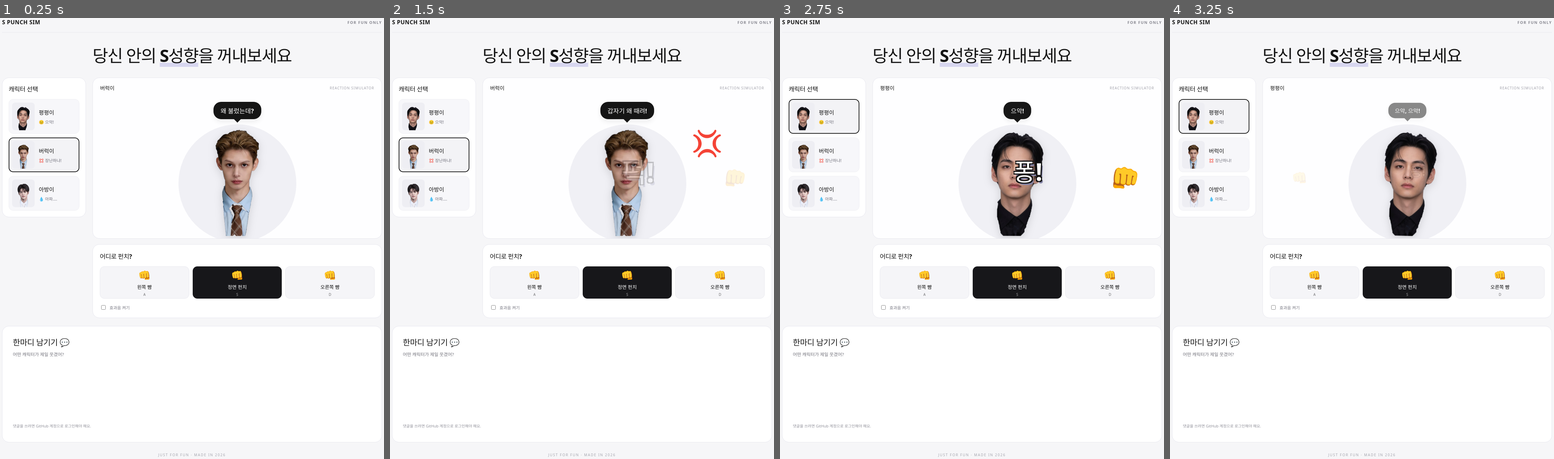
Above: before the commit, frames 1-4 (left to right).
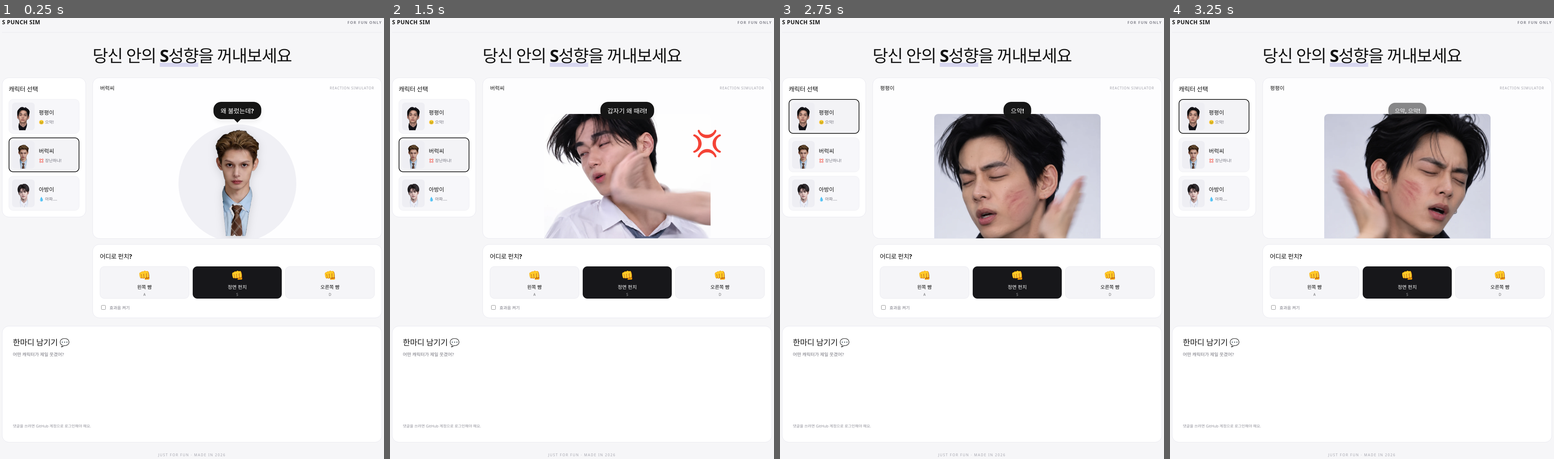
Above: after the commit, the same moments.

Repository: sarang09145-coder/punch-game
Game: browser game, page index.html
Same seed, same stepped clock (60 frames per second), same inputs: the game is played once before the commit and once after it.
Inputs:
- Up to frame 1 (0.25 s): no input
- Up to frame 2 (1.5 s): hold D from 1.03 s (still down); tap Ctrl at 1.1 s
- Up to frame 3 (2.75 s): release D at 1.53 s; hold S 1.58-1.85 s; tap Ctrl at 1.6, 2.1, 2.6 s; hold A 1.9-2.47 s; click "평평이 😐 으악!" at 2.02 s; hold D from 2.52 s (still down)
- Up to frame 4 (3.25 s): tap Ctrl at 3.1 s; release D at 3.18 s; hold A from 3.23 s (still down)

The runs differ from the first frame. In frame 1, less than 0.1% of the frame differs, in the area x 12-30%, y 15-31%; in frame 2, 7.4%; in frame 3, 12%, in the area x 12-94%, y 21-50%; in frame 4, 12%.

Commit message:
Add files via upload

Diff:
--- a/index.html
+++ b/index.html
@@ -19,15 +19,15 @@
         <h2>캐릭터 선택</h2>
         <div class="choices">
           <button class="character-option" data-character="flat" type="button" aria-pressed="false">
-            <span class="thumb"><img src="flat.png" alt="" data-fallback="flat.svg"></span>
+            <span class="thumb"><img src="flat.png" alt=""></span>
             <span><strong>평평이</strong><small>😐 으악!</small></span>
           </button>
           <button class="character-option active" data-character="beoreok" type="button" aria-pressed="true">
-            <span class="thumb"><img src="beoreok.png" alt="" data-fallback="beoreok.svg"></span>
-            <span><strong>버럭이</strong><small>💢 장난하냐!</small></span>
+            <span class="thumb"><img src="beoreok.png" alt=""></span>
+            <span><strong>버럭씨</strong><small>💢 장난하냐!</small></span>
           </button>
           <button class="character-option" data-character="abang" type="button" aria-pressed="false">
-            <span class="thumb"><img src="abang.png" alt="" data-fallback="abang.svg"></span>
+            <span class="thumb"><img src="abang.png" alt=""></span>
             <span><strong>아방이</strong><small>💧 아파....</small></span>
           </button>
         </div>
@@ -35,11 +35,11 @@
 
       <div class="play-column">
         <section class="stage" id="stage" aria-label="캐릭터 반응 화면">
-          <div class="stage-top"><strong id="character-name">버럭이</strong><span>REACTION SIMULATOR</span></div>
+          <div class="stage-top"><strong id="character-name">버럭씨</strong><span>REACTION SIMULATOR</span></div>
           <div class="speech" id="speech" role="status" aria-live="polite">왜 불렀는데?</div>
           <div class="portrait-space">
             <div class="portrait-glow"></div>
-            <img id="portrait" class="portrait" src="beoreok.png" alt="버럭이" draggable="false">
+            <img id="portrait" class="portrait" src="beoreok.png" alt="버럭씨" draggable="false">
             <div id="effects" class="effects" aria-hidden="true"></div>
           </div>
         </section>
--- a/script.js
+++ b/script.js
@@ -1,110 +1,168 @@
-// 이미지 경로: 현재 저장소에 실제로 올라간 최상위 PNG를 우선 사용
+/**
+ * 정적 웹사이트용 캐릭터 이미지 리액션 게임.
+ * 기본 사진은 저장소 루트의 flat.png / beoreok.png / abang.png
+ * 반응 사진 9장은 reactions/<캐릭터>-<방향>.webp 에서 불러옵니다.
+ */
 const CHARACTERS = {
   flat: {name:'평평이',intro:'......',responses:['으악!','으악, 으악!'],impact:'퐁!',emotion:'flat'},
-  beoreok: {name:'버럭이',intro:'왜 불렀는데?',responses:['갑자기 왜 때려!','장난하냐!'],impact:'퍽!',emotion:'angry'},
+  beoreok: {name:'버럭씨',intro:'왜 불렀는데?',responses:['갑자기 왜 때려!','장난하냐!'],impact:'퍽!',emotion:'angry'},
   abang: {name:'아방이',intro:'나... 왜 불렀어?',responses:['왜 그래...','아파....'],impact:'콩!',emotion:'sad'}
 };
-const stage=document.querySelector('#stage');
-const portrait=document.querySelector('#portrait');
-const speech=document.querySelector('#speech');
-const effects=document.querySelector('#effects');
-const characterName=document.querySelector('#character-name');
-const soundToggle=document.querySelector('#sound');
-let selected='beoreok';
-let animationTimer=null;
-let portraitRequest=0;
-let audioCtx=null;
-const responseIndex={flat:-1,beoreok:-1,abang:-1};
+const DIRECTIONS = ['left','front','right'];
+const REACTION_MS = 1050; // 사진이 유지되는 시간: 1.05초
+const stage = document.querySelector('#stage');
+const portrait = document.querySelector('#portrait');
+const speech = document.querySelector('#speech');
+const effects = document.querySelector('#effects');
+const characterName = document.querySelector('#character-name');
+const soundToggle = document.querySelector('#sound');
+let selected = 'beoreok';
+let animationTimer = null;
+let portraitRequest = 0;
+let audioCtx = null;
+const responseIndex = {flat:-1, beoreok:-1, abang:-1};
 
-function useFirstImageThatWorks(img, paths, current=0, stillCurrent=()=>true){
-  if(current>=paths.length){img.removeAttribute('src');return;}
-  const test=new Image();
-  test.onload=()=>{if(stillCurrent()) img.src=paths[current];};
-  test.onerror=()=>{if(stillCurrent()) useFirstImageThatWorks(img,paths,current+1,stillCurrent);};
-  test.src=paths[current];
+const basePaths = id => [`${id}.png`, `characters/${id}.png`];
+const reactionPath = (id,direction) => `reactions/${id}-${direction}.webp`;
+
+/** Show first existing image; stale asynchronous image loads may not overwrite a newer choice. */
+function setPortrait(paths, token, isReaction=false, idx=0) {
+  if (idx >= paths.length) {
+    if (token === portraitRequest && isReaction) {
+      // If the update was incomplete, keep a valid base photo instead of a broken image.
+      setPortrait(basePaths(selected), token, false);
+    }
+    return;
+  }
+  const prefetch = new Image();
+  prefetch.onload = () => {
+    if (token !== portraitRequest) return;
+    portrait.src = paths[idx];
+    portrait.classList.toggle('is-reaction', isReaction);
+    stage.classList.toggle('show-reaction', isReaction);
+  };
+  prefetch.onerror = () => {
+    if (token === portraitRequest) setPortrait(paths,token,isReaction,idx+1);
+  };
+  prefetch.src = paths[idx];
 }
-function imagesFor(id){
-  return [`${id}.png`,`characters/${id}.png`,`${id}.svg`,`characters/${id}.svg`];
+
+function showBase(id) {
+  const token = ++portraitRequest;
+  portrait.classList.remove('is-reaction');
+  stage.classList.remove('show-reaction');
+  setPortrait(basePaths(id),token);
 }
-// 선택 카드도 같은 실제 사진을 사용
-for(const img of document.querySelectorAll('.thumb img')){
+
+// Each small card always shows its base portrait.
+for(const img of document.querySelectorAll('.thumb img')) {
   const id=img.closest('[data-character]').dataset.character;
-  useFirstImageThatWorks(img,imagesFor(id));
+  let index=0;
+  const paths=basePaths(id);
+  function attempt() {
+    if(index>=paths.length) return;
+    const trial=new Image();
+    trial.onload=()=>{img.src=paths[index];};
+    trial.onerror=()=>{index++;attempt();};
+    trial.src=paths[index];
+  }
+  attempt();
 }
-function selectCharacter(id){
-  if(!Object.hasOwn(CHARACTERS,id))return;
+
+// Preload so photos can switch immediately when a punch is clicked.
+for(const id of Object.keys(CHARACTERS)) {
+  for(const direction of DIRECTIONS) {
+    const img=new Image();
+    img.src=reactionPath(id,direction);
+  }
+}
+
+function selectCharacter(id) {
+  if (!Object.hasOwn(CHARACTERS,id)) return;
   selected=id;
-  const nonce=++portraitRequest;
-  for(const button of document.querySelectorAll('[data-character]')){
-    const active=button.dataset.character===id;
+  clearTimeout(animationTimer);
+  stage.classList.remove('hit-left','hit-front','hit-right');
+  effects.replaceChildren();
+  for(const button of document.querySelectorAll('[data-character]')) {
+    const active = button.dataset.character===id;
     button.classList.toggle('active',active);
     button.setAttribute('aria-pressed',String(active));
   }
-  stage.classList.remove('hit-left','hit-front','hit-right');
-  effects.replaceChildren();
-  clearTimeout(animationTimer);
   portrait.alt=CHARACTERS[id].name;
-  useFirstImageThatWorks(portrait,imagesFor(id),0,()=>nonce===portraitRequest);
   characterName.textContent=CHARACTERS[id].name;
   say(CHARACTERS[id].intro,false);
+  showBase(id);
 }
-function say(text,animate=true){
+
+function say(text, animate=true) {
   speech.textContent=text;
   speech.classList.remove('pop');
-  if(animate){void speech.offsetWidth;speech.classList.add('pop');}
+  if(animate){void speech.offsetWidth; speech.classList.add('pop');}
 }
-function addEffect(cssClass,text){
+function addEffect(cssClass,text) {
   const el=document.createElement('span');
   el.className=cssClass;
   el.textContent=text;
   effects.appendChild(el);
 }
-function sound(){
-  if(!soundToggle.checked)return;
-  try{
-    const AudioContextClass=window.AudioContext||window.webkitAudioContext;
-    if(!AudioContextClass)return;
-    audioCtx??=new AudioContextClass();
+function sound() {
+  if(!soundToggle.checked) return;
+  try {
+    const AC=window.AudioContext||window.webkitAudioContext;
+    if(!AC) return;
+    audioCtx ??= new AC();
     if(audioCtx.state==='suspended')audioCtx.resume();
-    const now=audioCtx.currentTime;
+    const t=audioCtx.currentTime;
     const osc=audioCtx.createOscillator();
     const gain=audioCtx.createGain();
     osc.type='triangle';
-    osc.frequency.setValueAtTime(140,now);
-    osc.frequency.exponentialRampToValueAtTime(62,now+.12);
-    gain.gain.setValueAtTime(.0001,now);
-    gain.gain.exponentialRampToValueAtTime(.065,now+.01);
-    gain.gain.exponentialRampToValueAtTime(.0001,now+.14);
+    osc.frequency.setValueAtTime(140,t);
+    osc.frequency.exponentialRampToValueAtTime(62,t+.12);
+    gain.gain.setValueAtTime(.0001,t);
+    gain.gain.exponentialRampToValueAtTime(.065,t+.01);
+    gain.gain.exponentialRampToValueAtTime(.0001,t+.14);
     osc.connect(gain).connect(audioCtx.destination);
-    osc.start(now);osc.stop(now+.15);
-  }catch(_){/* 소리 없이 게임 진행 */}
+    osc.start(t); osc.stop(t+.15);
+  } catch(_) { /* Play without sound when the browser blocks audio. */ }
 }
-function punch(direction){
-  if(!['left','front','right'].includes(direction))return;
-  const c=CHARACTERS[selected];
-  responseIndex[selected]=(responseIndex[selected]+1)%c.responses.length;
-  say(c.responses[responseIndex[selected]]);
+function punch(direction) {
+  if(!DIRECTIONS.includes(direction)) return;
+  const id=selected;
+  const character=CHARACTERS[id];
+  responseIndex[id] = (responseIndex[id]+1)%character.responses.length;
+  say(character.responses[responseIndex[id]]);
   clearTimeout(animationTimer);
   effects.replaceChildren();
   stage.classList.remove('hit-left','hit-front','hit-right');
   void stage.offsetWidth;
   stage.classList.add('hit-'+direction);
-  addEffect('fist fist--'+direction,'👊');
-  addEffect('impact',c.impact);
-  if(c.emotion==='angry')addEffect('emote','💢');
-  if(c.emotion==='sad'){addEffect('tear left','💧');addEffect('tear right','💧');}
+
+  // Switch to the exact matching photo (full frontal / left / right).
+  const token=++portraitRequest;
+  setPortrait([reactionPath(id,direction)],token,true);
+
+  // Photos already contain the incoming hand; don't draw a second cartoon fist.
+  if(character.emotion==='angry') addEffect('emote','💢');
+  if(character.emotion==='sad') {
+    addEffect('tear left','💧');
+    addEffect('tear right','💧');
+  }
   sound();
+
   animationTimer=setTimeout(()=>{
+    // Character may have changed or another punch may have started.
+    if(selected!==id||token!==portraitRequest) return;
     effects.replaceChildren();
     stage.classList.remove('hit-left','hit-front','hit-right');
-  },1050);
+    showBase(id);
+  },REACTION_MS);
 }
-for(const button of document.querySelectorAll('[data-character]')){
+
+for(const button of document.querySelectorAll('[data-character]'))
   button.addEventListener('click',()=>selectCharacter(button.dataset.character));
-}
-for(const button of document.querySelectorAll('[data-punch]')){
+for(const button of document.querySelectorAll('[data-punch]'))
   button.addEventListener('click',()=>punch(button.dataset.punch));
-}
+
 document.addEventListener('keydown',e=>{
   if(e.altKey||e.ctrlKey||e.metaKey||e.repeat)return;
   if(['INPUT','TEXTAREA','SELECT'].includes(document.activeElement?.tagName))return;
--- a/style.css
+++ b/style.css
@@ -14,3 +14,20 @@
 @media(max-width:760px){.site{padding:0 12px}.site>h1{margin:27px 0 25px}.game{grid-template-columns:1fr}.chooser{paddi …(520 unchanged characters)…
 @media(max-width:360px){.punch-options button{font-size:12px}.thumb{height:75px}.stage{height:385px}}
 @media(prefers-reduced-motion:reduce){*,*::before,*::after{animation:none!important;transition:none!important}}
+
+/* Reaction photos are shown a little larger than the transparent idle portraits.
+   White backgrounds blend into the minimal stage, while all photos retain their original framing. */
+.stage.show-reaction{background:#fdfdfe}
+.portrait.is-reaction{
+  width:min(480px,94%);
+  height:calc(100% + 12px);
+  object-fit:cover;
+  object-position:center 28%;
+  filter:none;
+  border-radius:12px 12px 0 0;
+}
+/* Direction-specific image already depicts movement; avoid animating an additional large impact. */
+.stage.show-reaction .portrait.is-reaction{animation:none}
+@media(max-width:760px){
+  .portrait.is-reaction{width:min(410px,96%);object-position:center 28%}
+}
Binary file added: abang-front.webp
Binary file added: abang-left.webp
Binary file added: abang-right.webp
Binary file added: beoreok-front.webp
Binary file added: beoreok-left.webp
Binary file added: beoreok-right.webp
Binary file added: flat-front.webp
Binary file added: flat-left.webp
Binary file added: flat-right.webp
